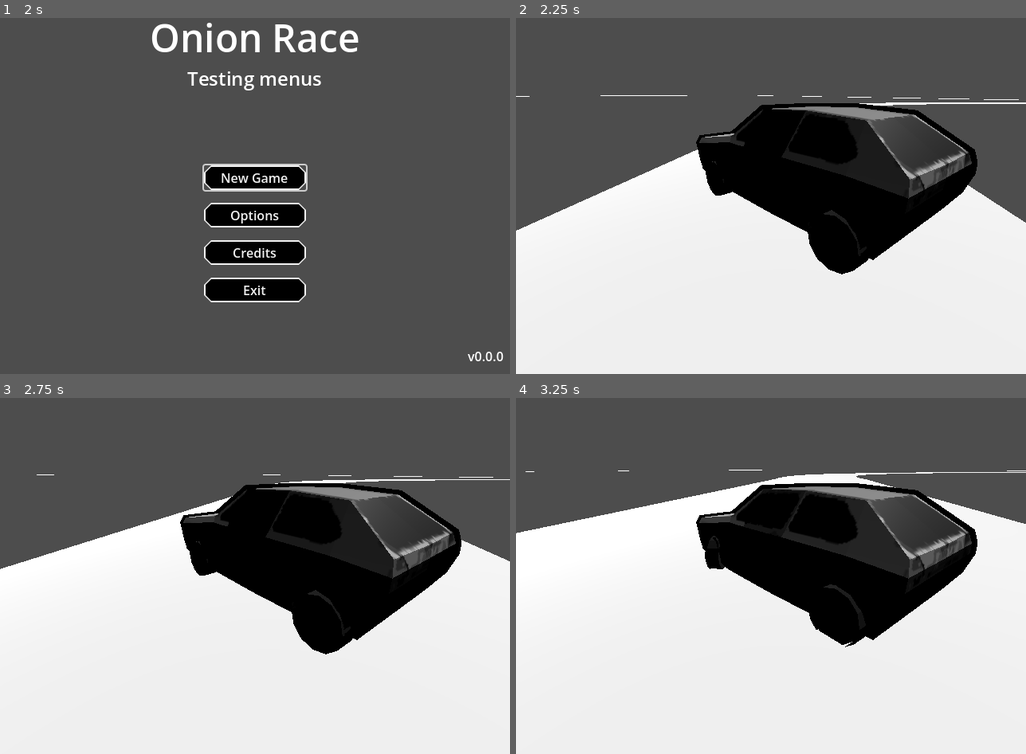
Above: before the commit, frames 1-4 (two rows, left to right).
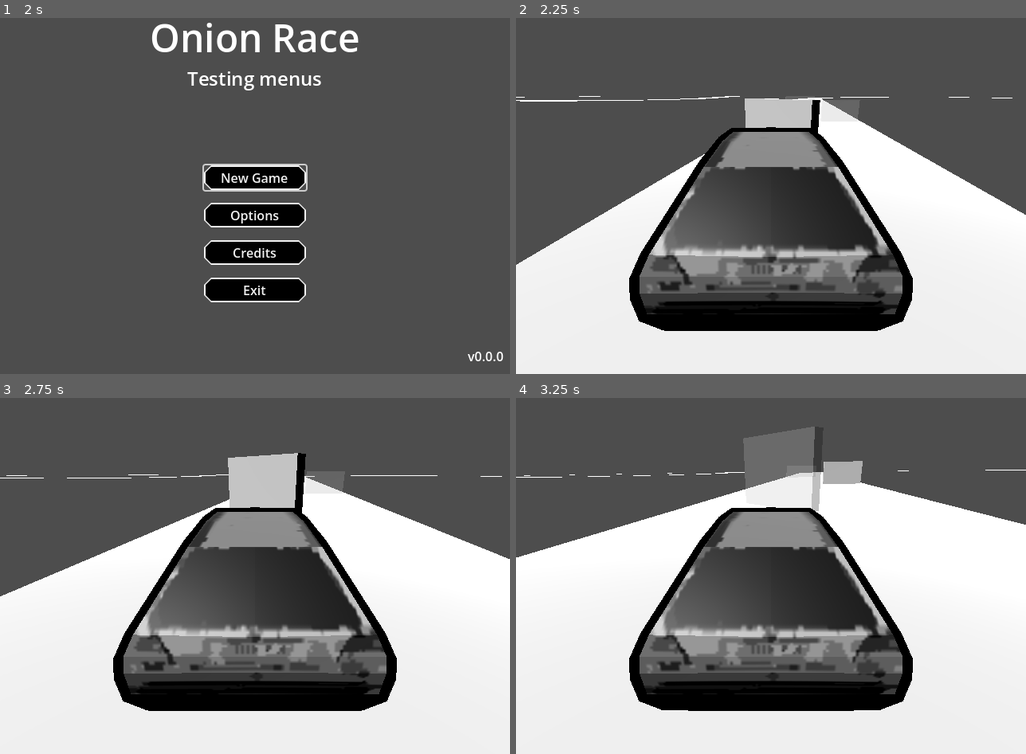
Above: after the commit, the same moments.

Repository: micsman/OnionRace
Game: Godot game, scene res://Main/scenes/opening/opening.tscn
The game is run twice, just before and just after one commit, with the same random seed, the same clock (stepped at 60 frames per second) and the same inputs.
Inputs (mouse positions are in pixels of both pictures, inside the frame that each line leads up to):
- Up to frame 1 (2 s): tap Enter (ui_accept) at 0.5 s; drag from (255, 181) to (306, 99) at 0.52 s; drag from (153, 203) to (229, 260) at 1.27 s
- Up to frame 2 (2.25 s): click "New Game" at 2 s
- Up to frame 3 (2.75 s): no input
- Up to frame 4 (3.25 s): move the mouse to (822, 479) at 2.77 s; hold D (steer_right) from 2.78 s (still down); hold Tab (change_layer) from 2.78 s (still down)

Frame 1 is identical in both runs. In frame 2, 34% of the frame differs, in the area x 0-100%, y 21-88%; in frame 3, 35%; in frame 4, 36%, in the area x 0-100%, y 8-88%.

Commit message:
Add temporarty obstacles to the map

Diff:
--- a/Main.tscn
+++ b/Main.tscn
@@ -2,6 +2,15 @@
 
 [ext_resource type="PackedScene" uid="uid://cv0acp52ynffg" path="res://car/golfik.tscn" id="1_glv2v"]
 [ext_resource type="PackedScene" uid="uid://cplxlawbqo4ke" path="res://assets/map.glb" id="2_uu6xs"]
+
+[sub_resource type="StandardMaterial3D" id="StandardMaterial3D_uu6xs"]
+transparency = 1
+
+[sub_resource type="StandardMaterial3D" id="StandardMaterial3D_r0du0"]
+transparency = 1
+
+[sub_resource type="StandardMaterial3D" id="StandardMaterial3D_cm0pq"]
+transparency = 1
 
 [node name="Main" type="Node3D" unique_id=1897321323]
 
@@ -28,7 +37,7 @@
 transform = Transform3D(1, 0, 0, 0, -0.5274117, 0.84960985, 0, -0.84960985, -0.5274117, 0, 8.394621, -35.631977)
 
 [node name="golfik" parent="SubViewportContainer/SubViewport" unique_id=1977507205 node_paths=PackedStringArray("layer1", "layer2", "layer3") instance=ExtResource("1_glv2v")]
-transform = Transform3D(1, 0, 0, 0, 1, 0, 0, 0, 1, 0, 5.2249784, 0)
+transform = Transform3D(-0.74166393, 0, 0.67077166, 0, 1, 0, -0.67077166, 0, -0.74166393, 0, 5.2249784, 0)
 layer1 = NodePath("../Layer1")
 layer2 = NodePath("../Layer2")
 layer3 = NodePath("../Layer3")
@@ -38,7 +47,29 @@
 
 [node name="Layer1" type="Node3D" parent="SubViewportContainer/SubViewport" unique_id=69541661]
 
+[node name="CSGBox3D" type="CSGBox3D" parent="SubViewportContainer/SubViewport/Layer1" unique_id=37810338]
+transform = Transform3D(1, 0, 0, 0, 1, 0, 0, 0, 1, 13.605711, 2.9983227, 13.158363)
+use_collision = true
+size = Vector3(8.918457, 6.524536, 1)
+material = SubResource("StandardMaterial3D_uu6xs")
+
 [node name="Layer2" type="Node3D" parent="SubViewportContainer/SubViewport" unique_id=1333433397]
 transform = Transform3D(1, 0, 0, 0, 1, 0, 0, 0, 1, 0, -12.707375, 0)
 
+[node name="CSGBox3D2" type="CSGBox3D" parent="SubViewportContainer/SubViewport/Layer2" unique_id=397180340]
+transform = Transform3D(0.7148442, 0, 0.6992837, 0, 1, 0, -0.6992837, 0, 0.7148442, 32.063972, 14.463992, 51.928272)
+use_collision = true
+collision_layer = 2
+collision_mask = 2
+size = Vector3(8.918457, 6.524536, 1)
+material = SubResource("StandardMaterial3D_r0du0")
+
 [node name="Layer3" type="Node3D" parent="SubViewportContainer/SubViewport" unique_id=231094992]
+
+[node name="CSGBox3D3" type="CSGBox3D" parent="SubViewportContainer/SubViewport/Layer3" unique_id=827464282]
+transform = Transform3D(0.62127346, 0, 0.78359395, 0, 1, 0, -0.78359395, 0, 0.62127346, 79.950294, 1.7566175, 91.19622)
+use_collision = true
+collision_layer = 4
+collision_mask = 4
+size = Vector3(13.899658, 6.524536, 1)
+material = SubResource("StandardMaterial3D_cm0pq")
--- a/car/golfik.tscn
+++ b/car/golfik.tscn
@@ -423,4 +423,4 @@
 mesh = SubResource("ArrayMesh_hy38y")
 
 [node name="Camera3D" type="Camera3D" parent="." unique_id=265267793]
-transform = Transform3D(0.6263966, -0.26660624, 0.73249465, -9.8669135e-09, 0.9396926, 0.34202012, -0.7795046, -0.21424025, 0.58862025, 4.508781, 1.2575078, 4.6711826)
+transform = Transform3D(-4.371139e-08, -0.34202015, 0.9396927, 0, 0.9396927, 0.34202015, -1, 1.4950176e-08, -4.107527e-08, 5.398, 1.75, 0)
--- /dev/null
+++ b/map.tscn
@@ -0,0 +1,5 @@
+[gd_scene format=3 uid="uid://tki5ufo0drra"]
+
+[ext_resource type="PackedScene" uid="uid://cplxlawbqo4ke" path="res://assets/map.glb" id="1_c7s6e"]
+
+[node name="map" unique_id=507166813 instance=ExtResource("1_c7s6e")]
